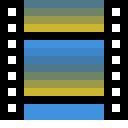
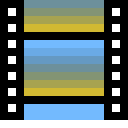
Two versions of the same layered image (128 × 128). Layer-by-layer changes:
painted on "Farbfüllung 1" over box(24, 0, 104, 120)
